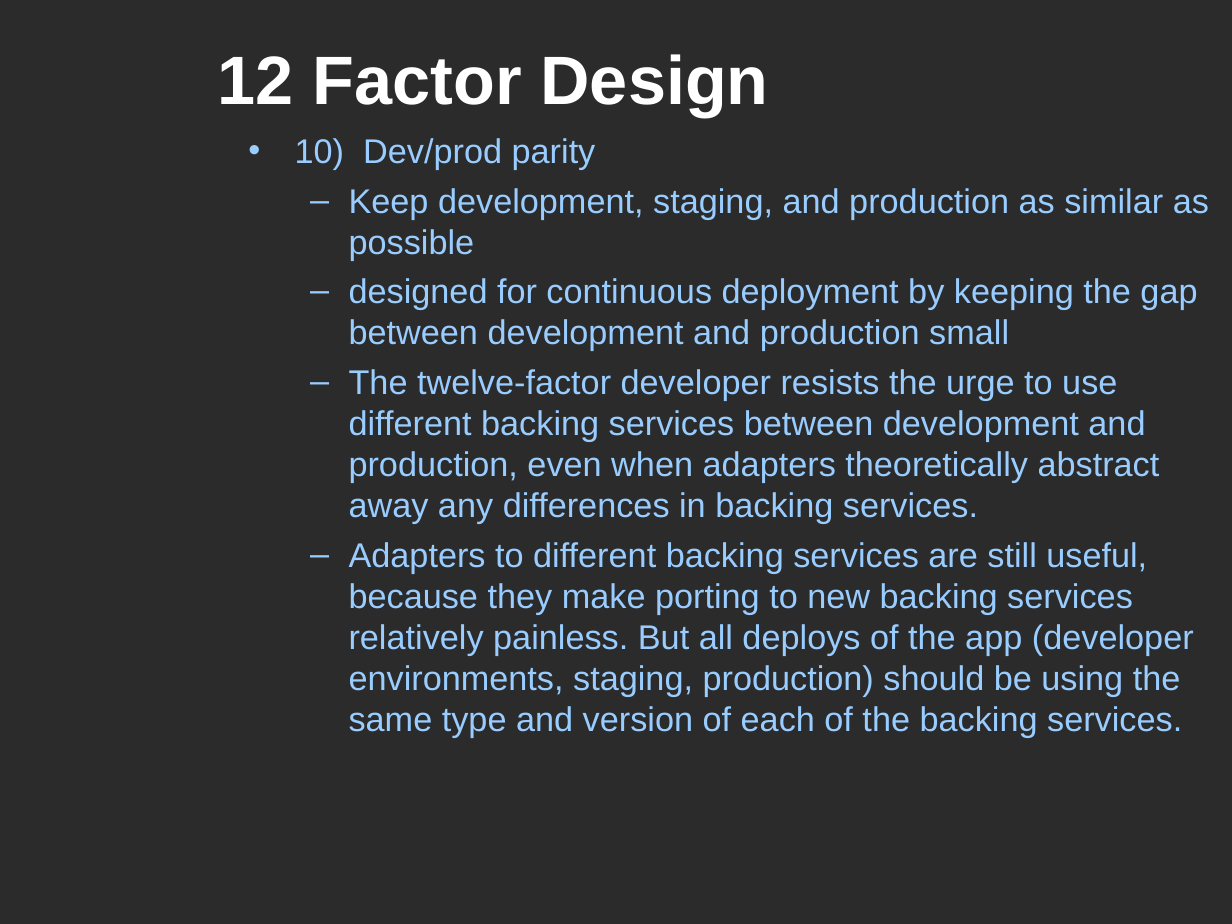
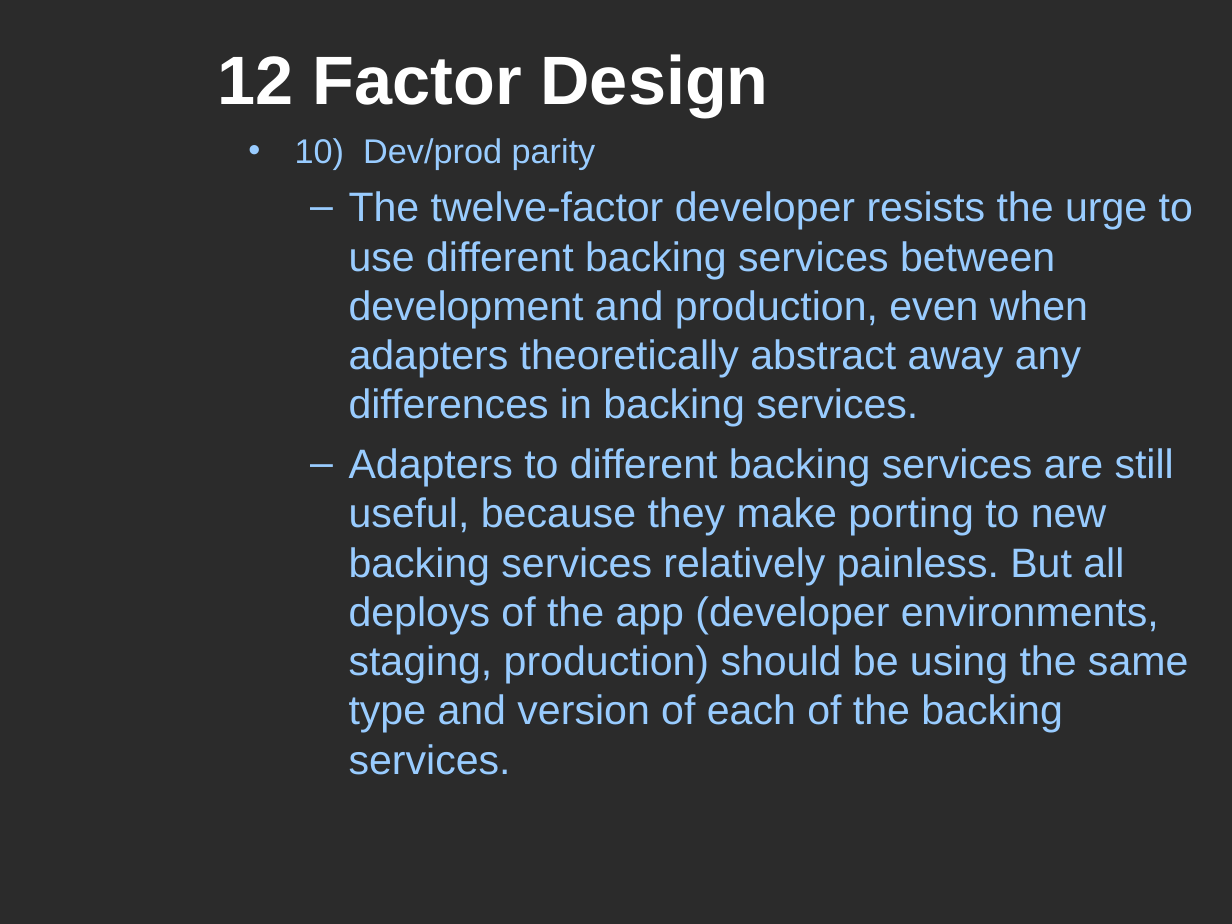
Before and after one commit to mars64/k8s-music-stack, a slide deck: slide 35 of MarcialWhite-Kubernetes101-www.SoFree.us-20170603.ppt (slide 21 before the commit). Drawn at 1232x924 pixels with LibreOffice and Linux fonts; fonts in the diff are those of the drawing; background and template pictures are left out; a plain dark background stands for a picture behind light text. Boxes give left, top, right and bottom in pixels: in the first picture for what was removed or moved away, otherwise in the second. Text is boxed around its words. In the diff, an @@ line names an element or a change of style, - is before the commit and + after.

```diff
--- a/MarcialWhite-Kubernetes101-www.SoFree.us-20170603.ppt
+++ b/MarcialWhite-Kubernetes101-www.SoFree.us-20170603.ppt
@@ text at <box>349,188,1209,351</box>: paragraphs removed @@
-  – Keep development, staging, and production as similar as possible
-  – designed for continuous deployment by keeping the gap between development and production small
@@ text at <box>349,191,1193,775</box>: size 20 to 24 pt; more space between paragraphs @@
```
Also in this commit, not shown: 16 other slides changed, 17 slides added, 1 other file.
